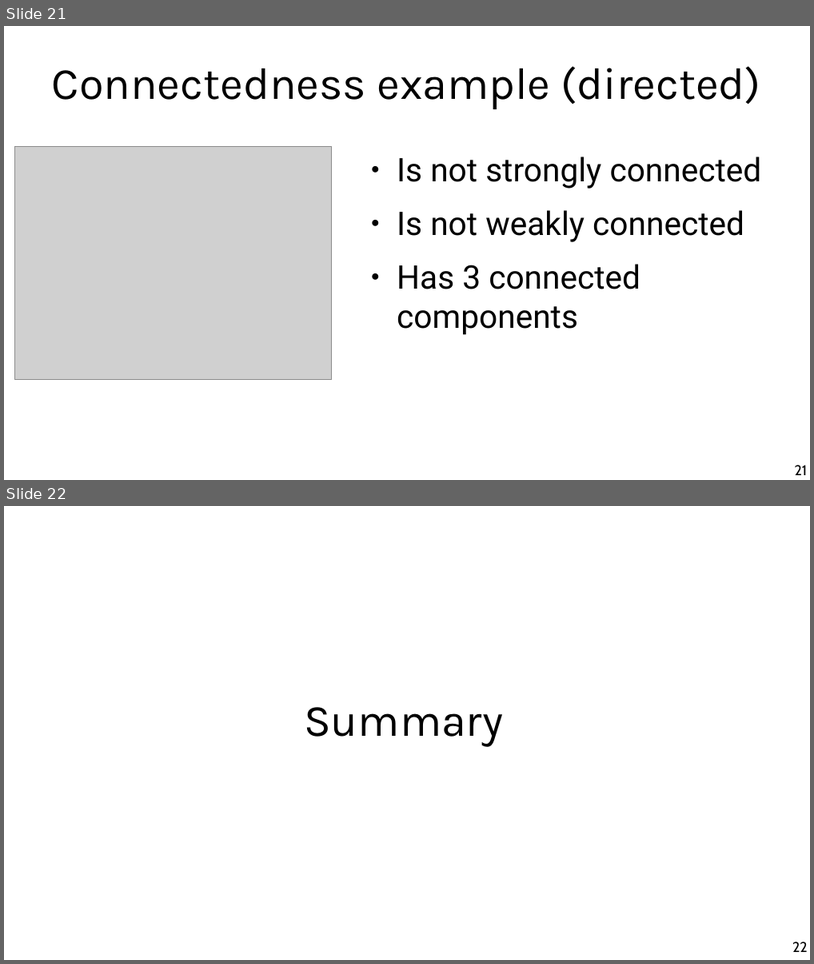
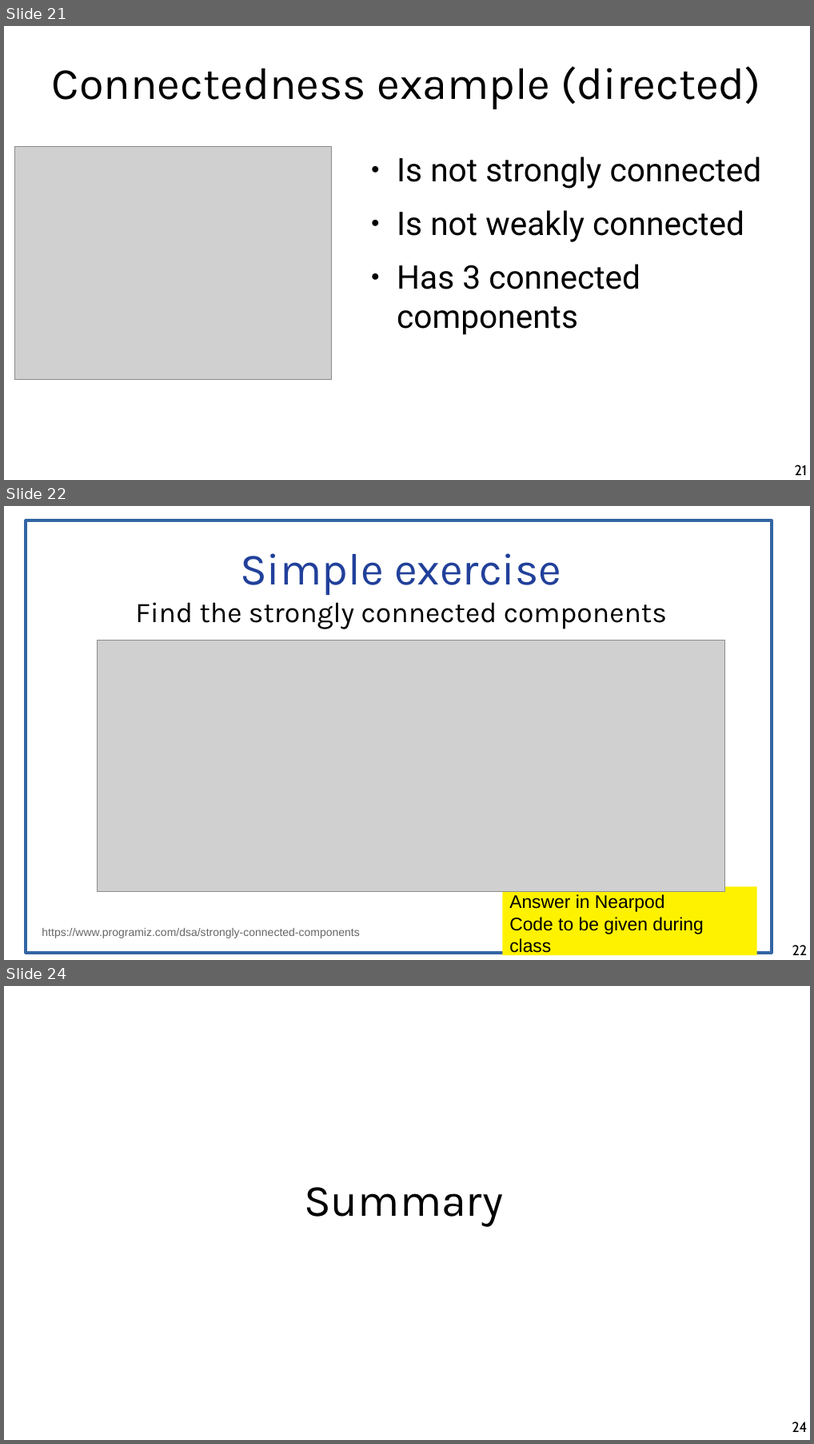
Before and after one commit to chatox/networks-science-course, a slide deck: theory/odp/tt04-connectivity.odp. Shown one above the other, each under a label of ours: slides 21 and 22 before the commit, slides 21, 22 and 24 after it; the slides between them are not shown. The pictures are 814x964 and 814x1444 pixels, drawn with LibreOffice and Linux fonts; fonts in the diff are those of the drawing; grey boxes stand for pictures. Boxes give left, top, right and bottom in pixels: in the first picture for what was removed or moved away, otherwise in the second. Text is boxed around its words. In the diff, an @@ line names an element or a change of style, - is before the commit and + after.

```diff
--- a/theory/odp/tt04-connectivity.odp
+++ b/theory/odp/tt04-connectivity.odp
@@ slide 22 added at (4,506,810,960), background #FFFFFF @@
@@ rectangle added at (26,520,772,952), outline #3465A4 3 pt @@
@@ title added at (135,553,667,629), 28 pt, text #000000 @@
+Simple exercise
+Find the strongly connected components
@@ picture added at (97,640,726,892) @@
@@ rectangle added at (503,887,758,956), fill #FFF200, 18 pt, text #000000 @@
+Answer in Nearpod
+Code to be given during class
@@ text added at (42,928,359,938), 11 pt, text #666666 @@
+https://www.programiz.com/dsa/strongly-connected-components
@@ page number added at (793,944,808,955), 14 pt, text #000000 @@
+22
@@ what was slide 22 is now slide 24 @@
@@ page number at (792,1421,807,1432): text changed @@
-22
+24
```
Also in this commit, not shown: 1 slide changed, 1 other slide added, 6 other files.
